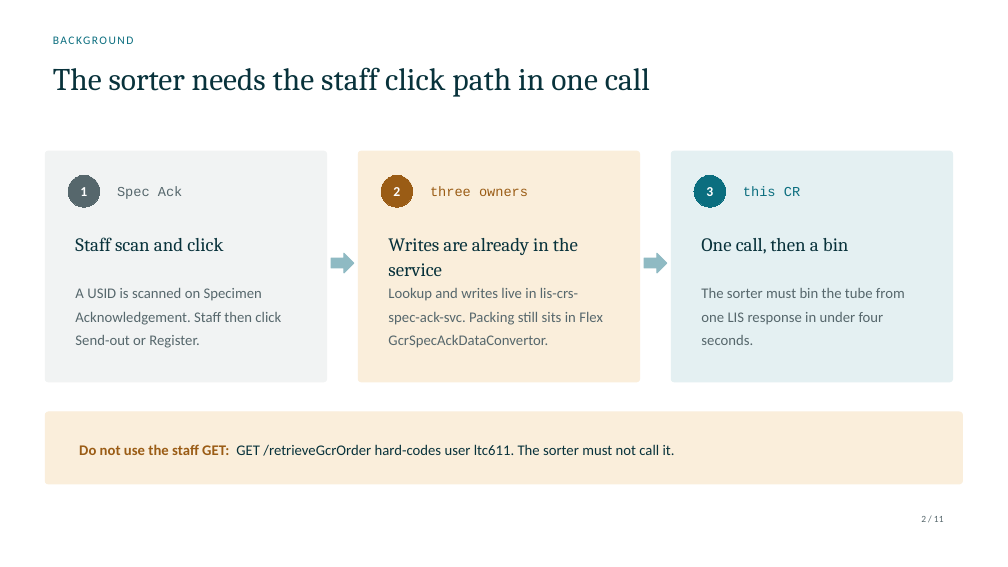
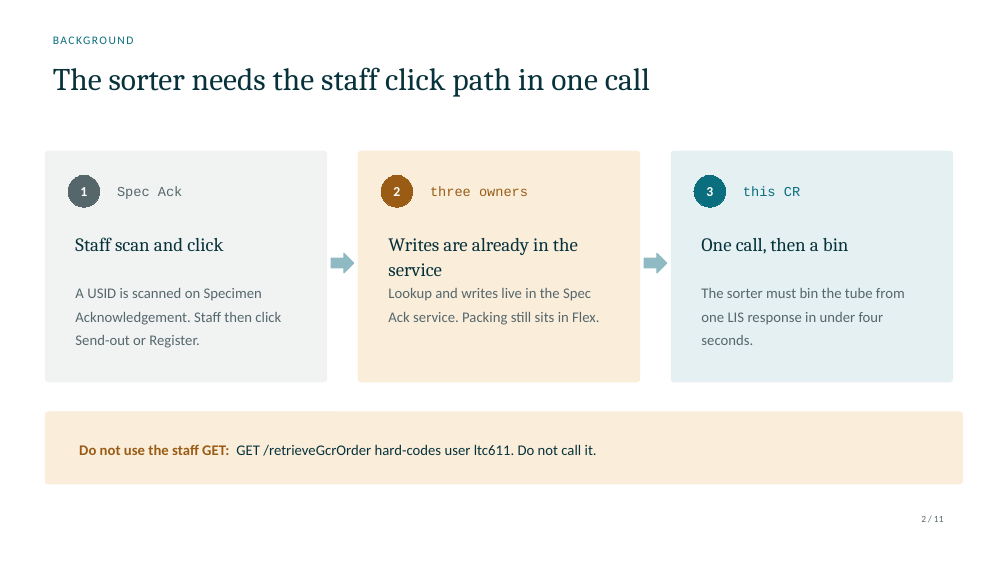
Before and after one commit to DragonChong/HA-Notes, a slide deck: slide 2 of SDLC/Projects/TMP-specimen-sorter-api — Specimen Sorter API/assets/Specimen Sorter API.pptx. Drawn at 1008x567 pixels with LibreOffice and Linux fonts; fonts in the diff are those of the drawing. Boxes give left, top, right and bottom in pixels: in the first picture for what was removed or moved away, otherwise in the second. Text is boxed around its words. In the diff, an @@ line names an element or a change of style, - is before the commit and + after.

```diff
--- a/SDLC/Projects/TMP-specimen-sorter-api — Specimen Sorter API/assets/Specimen Sorter API.pptx
+++ b/SDLC/Projects/TMP-specimen-sorter-api — Specimen Sorter API/assets/Specimen Sorter API.pptx
@@ text at [388, 288, 599, 325]: text changed @@
-Lookup and writes live in lis-crs-spec-ack-svc. Packing still sits in Flex GcrSpecAckDataConvertor.
+Lookup and writes live in the Spec Ack service. Packing still sits in Flex.
@@ text at [79, 444, 597, 456]: text changed @@
-Do not use the staff GET: GET /retrieveGcrOrder hard-codes user ltc611. The sorter must not call it.
+Do not use the staff GET: GET /retrieveGcrOrder hard-codes user ltc611. Do not call it.
```
Also in this commit, not shown: 3 other slides changed, 1 other file.
